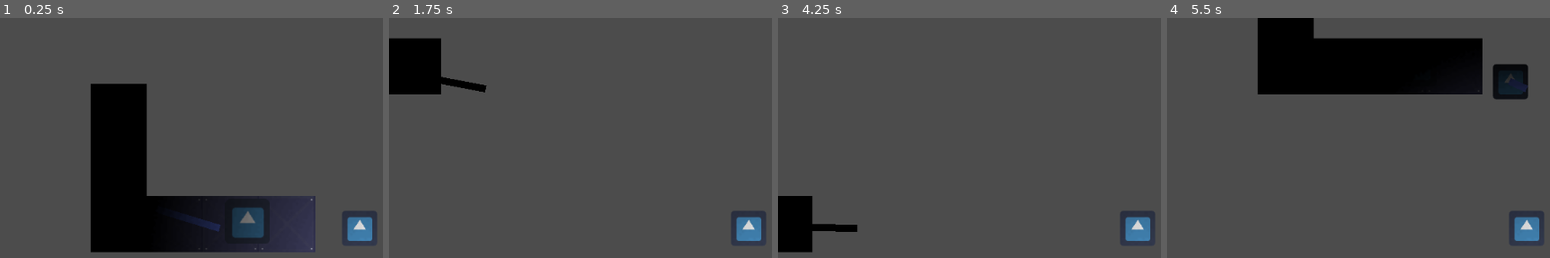
Above: before the commit, frames 1-4 (left to right).
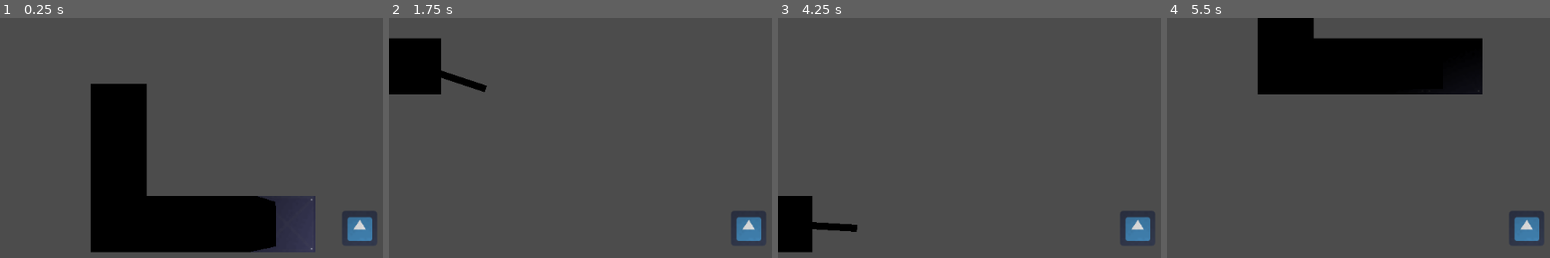
Above: after the commit, the same moments.

Repository: HasanMafatihul/ancient-horror-JAM
Game: Godot game, scene res://main.tscn
Same seed, same stepped clock (60 frames per second), same inputs: the game is played once before the commit and once after it. The project has no main scene, so this scene is started directly. The engine's default icon, where the game draws it, is replaced by a stand-in: a white triangle on a blue panel in a dark square.
Inputs (mouse positions are in pixels of both pictures, inside the frame that each line leads up to):
- Up to frame 1 (0.25 s): no input
- Up to frame 2 (1.75 s): tap Enter (ui_accept) at 0.5, 0.77, 1.52 s; move the mouse to (outside the picture) at 0.52 s; hold D (right) 0.53-1.28 s; click (outside the picture) at 0.67 s; move the mouse to (603, 248) at 1.27 s; hold S (down) from 1.28 s (still down)
- Up to frame 3 (4.25 s): move the mouse to (outside the picture) at 2.02 s; release S (down) at 2.03 s; hold D (right) 2.03-2.78 s; tap Enter (ui_accept) at 2.75, 3.02, 3.5, 3.77 s; move the mouse to (outside the picture) at 2.77 s; hold W (up) 2.78-3.53 s; click (outside the picture) at 2.92 s; move the mouse to (outside the picture) at 3.52 s; hold A (left) from 3.53 s (still down)
- Up to frame 4 (5.5 s): move the mouse to (1312, 164) at 4.27 s; tap Enter (ui_accept) at 4.52 s; move the mouse to (outside the picture) at 5.02 s; release A (left) at 5.03 s; hold S (down) from 5.03 s (still down); click (outside the picture) at 5.17 s

The runs differ from the first frame. In frame 1, 4.7% of the frame differs, in the area x 45-73%, y 74-98%; in frame 2, 0.3%; in frame 3, 0.1%; in frame 4, 1.4%.

Commit message:
Added shadow to lighting
Signed-off-by: HasanMafatihul <16521045@mahasiswa.itb.ac.id>

Diff:
--- a/main.tscn
+++ b/main.tscn
@@ -130,15 +130,15 @@
 polygons = [ PoolIntArray( 0, 1, 2, 3 ), PoolIntArray( 0, 3, 4, 5 ) ]
 outlines = [ PoolVector2Array( 87.563, 83.832, 157.156, 86.0769, 157.717, 253.324, 264, 248, 264, 312, 85.3181, 313.376 ) ]
 
-[sub_resource type="NavigationPolygon" id=9]
+[sub_resource type="NavigationPolygon" id=8]
 vertices = PoolVector2Array( 464, 248, 464, 312, 360, 312, 360, 248 )
 polygons = [ PoolIntArray( 0, 1, 2, 3 ) ]
 outlines = [ PoolVector2Array( 464, 248, 464, 312, 360, 312, 360, 248 ) ]
 
-[sub_resource type="NavigationPolygon" id=8]
-vertices = PoolVector2Array( 360, 312, 264, 312, 264, 248, 360, 248 )
-polygons = [ PoolIntArray( 0, 1, 2, 3 ) ]
-outlines = [ PoolVector2Array( 360, 248, 264, 248, 264, 312, 360, 312 ) ]
+[sub_resource type="NavigationPolygon" id=9]
+vertices = PoolVector2Array( 360, 266.236, 360, 312, 264, 312, 264, 248, 360, 248 )
+polygons = [ PoolIntArray( 0, 1, 2, 3, 4 ) ]
+outlines = [ PoolVector2Array( 360, 248, 264, 248, 264, 312, 360, 312, 360, 266.236 ) ]
 
 [node name="main" type="Node2D"]
 script = ExtResource( 2 )
@@ -154,13 +154,15 @@
 [node name="NavigationPolygonInstance" type="NavigationPolygonInstance" parent="Navigation2D"]
 navpoly = SubResource( 7 )
 
-[node name="NavigationPolygonInstance2" type="NavigationPolygonInstance" parent="Navigation2D"]
-navpoly = SubResource( 9 )
-
 [node name="nav_door" type="NavigationPolygonInstance" parent="Navigation2D"]
+position = Vector2( -96, 0 )
 navpoly = SubResource( 8 )
 enabled = false
 script = ExtResource( 7 )
+
+[node name="NavigationPolygonInstance2" type="NavigationPolygonInstance" parent="Navigation2D"]
+position = Vector2( 104, 0 )
+navpoly = SubResource( 9 )
 
 [node name="monster" type="Sprite" parent="."]
 position = Vector2( 121.016, 125.841 )
@@ -175,7 +177,7 @@
 [node name="Line2D" type="Line2D" parent="."]
 
 [node name="door" parent="." instance=ExtResource( 6 )]
-position = Vector2( 303.858, 276.291 )
+position = Vector2( 312, 280 )
 
 [node name="collision" type="StaticBody2D" parent="."]
 
--- a/mc.gd
+++ b/mc.gd
@@ -15,7 +15,7 @@
 	var direction_to_player = global_position.direction_to(target.global_position)
 	rayCast2D.cast_to = direction_to_player * 500
 
-	path = nav_2d.get_simple_path(global_position, target.global_position)
+	path = nav_2d.get_simple_path(global_position, target.global_position, false)
 	line.points = path
 
 	#Move
--- a/source/objects/door.tscn
+++ b/source/objects/door.tscn
@@ -6,11 +6,17 @@
 [sub_resource type="RectangleShape2D" id=1]
 extents = Vector2( 32.0975, 31.6776 )
 
+[sub_resource type="OccluderPolygon2D" id=2]
+polygon = PoolVector2Array( 31.8095, -31.75, 32.6845, 31.5, -32.6905, 32.75, -32.4405, -32.125 )
+
 [node name="door" type="StaticBody2D"]
 script = ExtResource( 2 )
 
 [node name="col" type="CollisionShape2D" parent="."]
 shape = SubResource( 1 )
 
+[node name="LightOccluder2D" type="LightOccluder2D" parent="col"]
+occluder = SubResource( 2 )
+
 [node name="sprite" type="Sprite" parent="col"]
 texture = ExtResource( 1 )
--- a/source/player/player.tscn
+++ b/source/player/player.tscn
@@ -23,3 +23,5 @@
 scale = Vector2( 3.3811, 3.3811 )
 texture = ExtResource( 3 )
 mode = 3
+shadow_enabled = true
+shadow_color = Color( 0, 0, 0, 1 )
Not shown: 1 places in source/objects/door.tscn that only renumber resources
